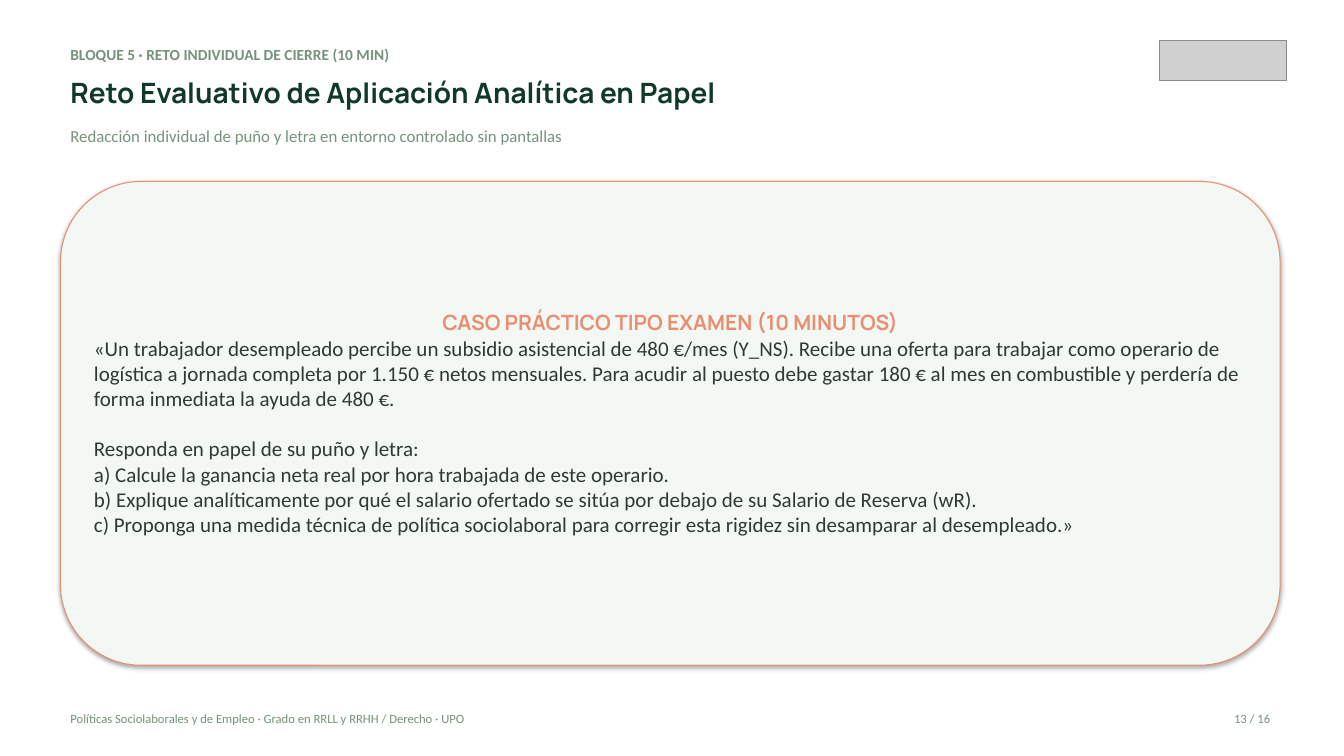
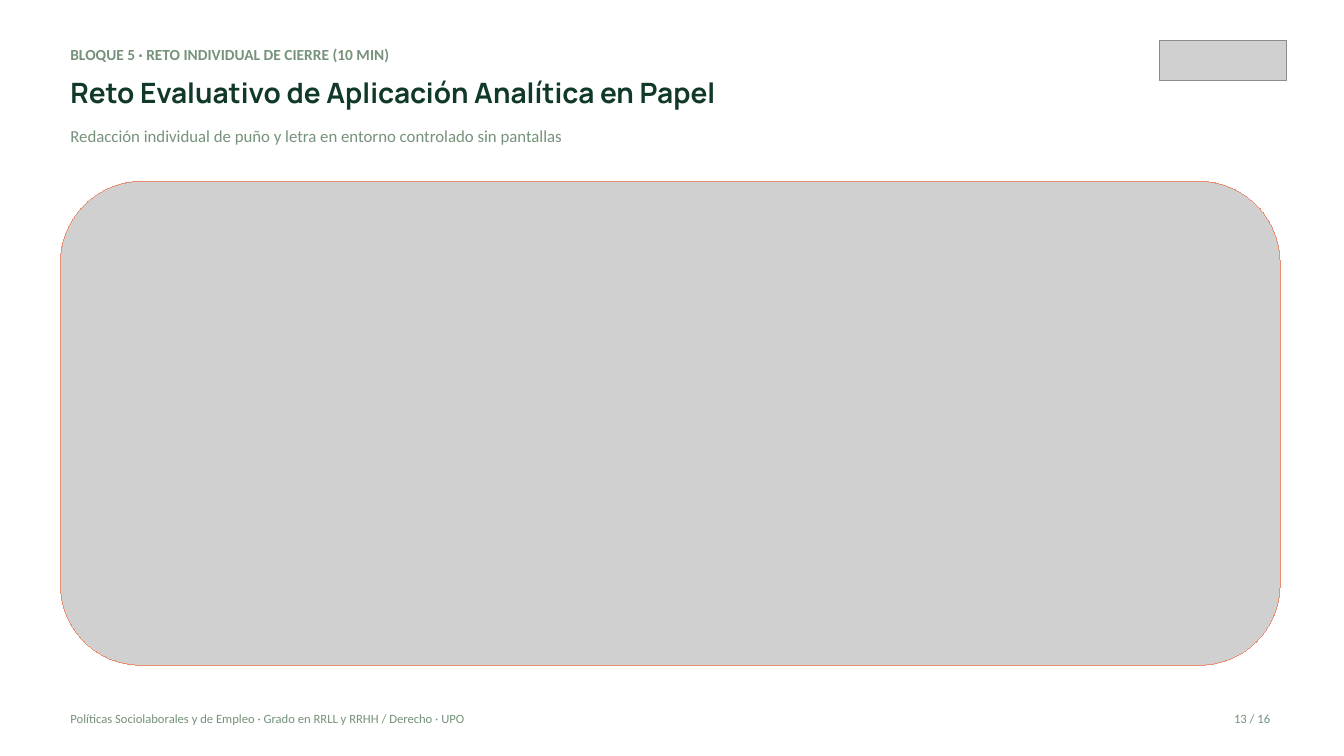
Before and after one commit to mhidper/PSSLL2627, a slide deck: slide 13 of Temas EB/Sesiones EB/Sesion 03/Sesion 03 - Oferta, Demanda y Equilibrio en el Mercado de Trabajo.pptx. Drawn at 1344x756 pixels with LibreOffice and Linux fonts; fonts in the diff are those of the drawing; grey boxes stand for pictures. Boxes give left, top, right and bottom in pixels: in the first picture for what was removed or moved away, otherwise in the second. Text is boxed around its words. In the diff, an @@ line names an element or a change of style, - is before the commit and + after.

```diff
--- a/Temas EB/Sesiones EB/Sesion 03/Sesion 03 - Oferta, Demanda y Equilibrio en el Mercado de Trabajo.pptx
+++ b/Temas EB/Sesiones EB/Sesion 03/Sesion 03 - Oferta, Demanda y Equilibrio en el Mercado de Trabajo.pptx
@@ rounded rectangle removed at [60, 181, 1280, 665] @@
-CASO PRÁCTICO TIPO EXAMEN (10 MINUTOS)
-«Un trabajador desempleado percibe un subsidio asistencial de 480 €/mes (Y_NS). Recibe una oferta para trabajar como operario de logística a jornada completa por 1.150 € netos mensuales. Para acudir al puesto debe gastar 180 € al mes en combustible y perdería de forma inmediata la ayuda de 480 €.
-Responda en papel de su puño y letra:
-a) Calcule la ganancia neta real por hora trabajada de este operario.
-b) Explique analíticamente por qué el salario ofertado se sitúa por debajo de su Salario de Reserva (wR).
-c) Proponga una medida técnica de política sociolaboral para corregir esta rigidez sin desamparar al desempleado.»
@@ picture added at [60, 181, 1280, 665] @@
```
Also in this commit, not shown: 2 other slides changed, 1 slide removed, 8 other files.
